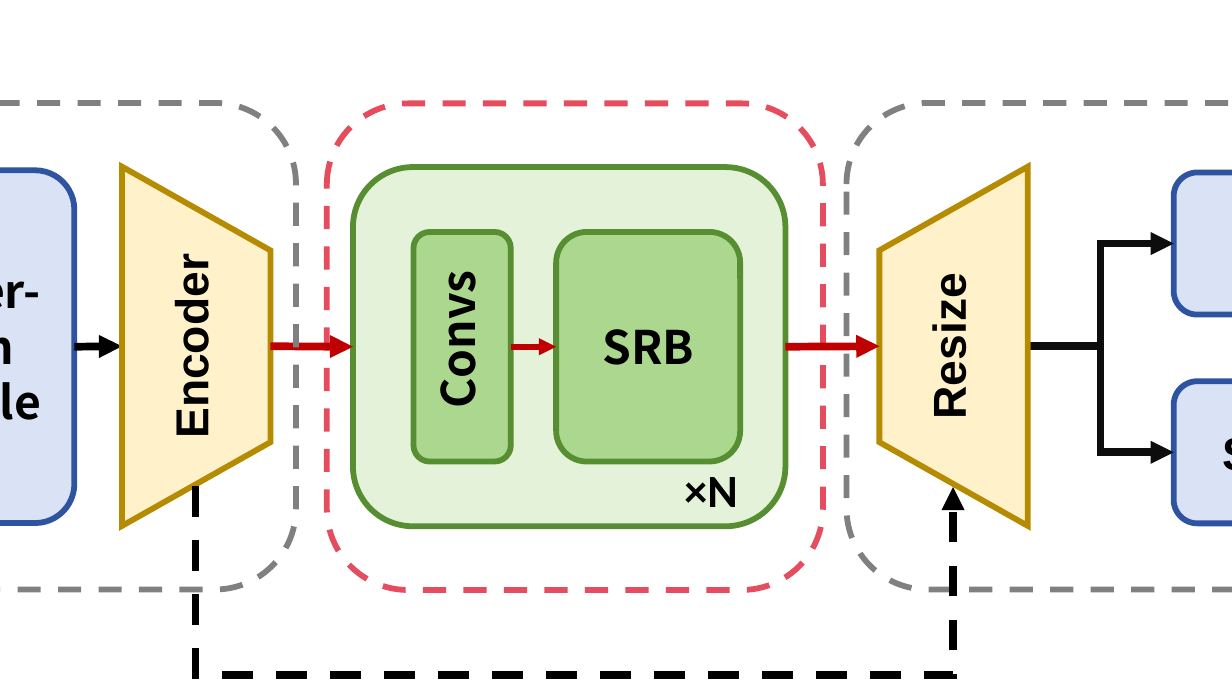
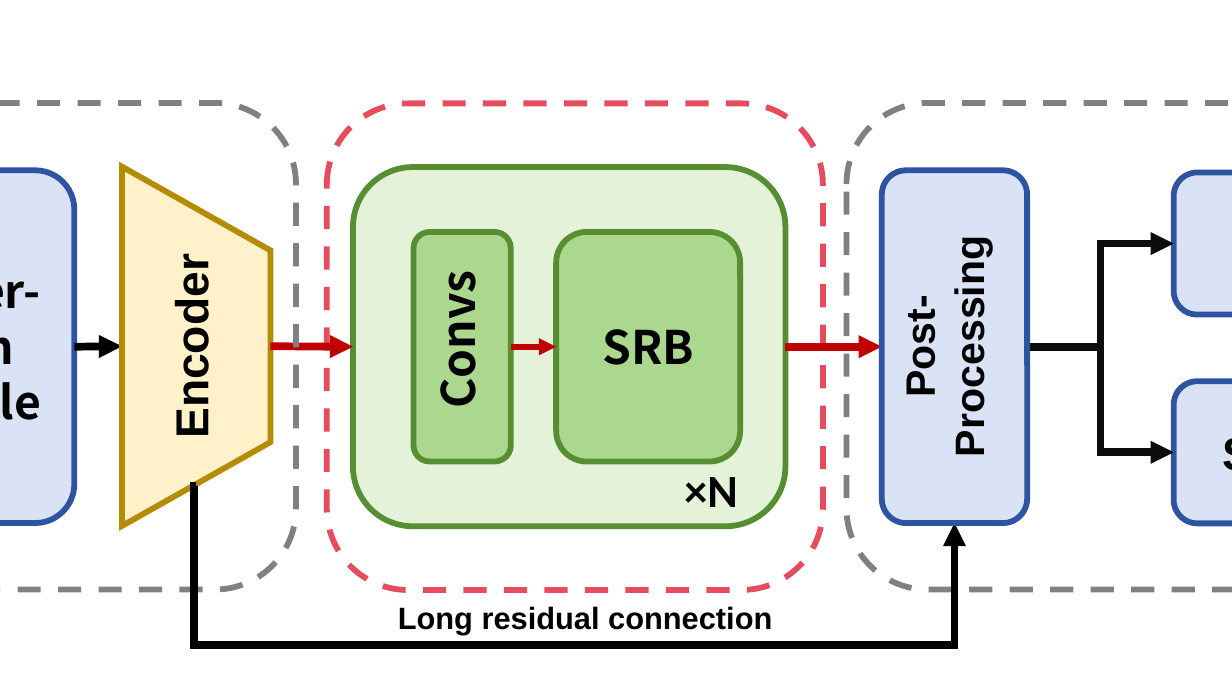
Before and after one commit to AiMecreative/srec, a slide deck: slide 7 of thesis/fig/figs.pptx. Drawn at 1232x693 pixels with LibreOffice and Linux fonts; fonts in the diff are those of the drawing. Boxes give left, top, right and bottom in pixels: in the first picture for what was removed or moved away, otherwise in the second. Text is boxed around its words. In the diff, an @@ line names an element or a change of style, - is before the commit and + after.

```diff
--- a/thesis/fig/figs.pptx
+++ b/thesis/fig/figs.pptx
@@ trapezoid removed at <box>880,166,1029,526</box> @@
@@ rounded rectangle added at <box>882,170,1027,523</box>, fill #DAE3F5, outline #2E54A1 4.5 pt @@
@@ text added at <box>898,258,993,451</box>, 32 pt, text #000000, bold @@
+Post-Processing
@@ text removed at <box>924,287,976,415</box> @@
-Resize
@@ elbow arrow moved from (196, 486) - (953, 487) to (196, 486) - (955, 523) @@
@@ elbow arrow (196, 486) - (955, 523): stroke #000000 6 pt dashed to #000000 6 pt @@
@@ text added at <box>398,606,772,635</box>, 24 pt, text #000000, bold @@
+Long residual connection
```
Also in this commit, not shown: 2 slides added, 1 slide removed, 3 other files.
